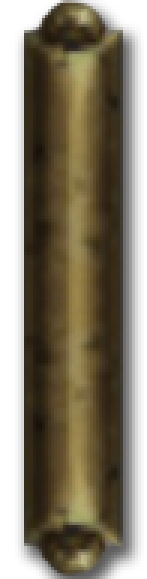
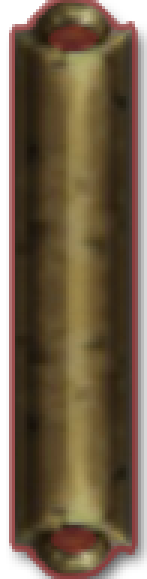
Layers edited between the first and the second 147x579 image:
added layer "Layer 3" (36%) above "Layer 2" over [45, 21, 102, 558]
painted on "Scrollbar" over [15, 0, 132, 576]
